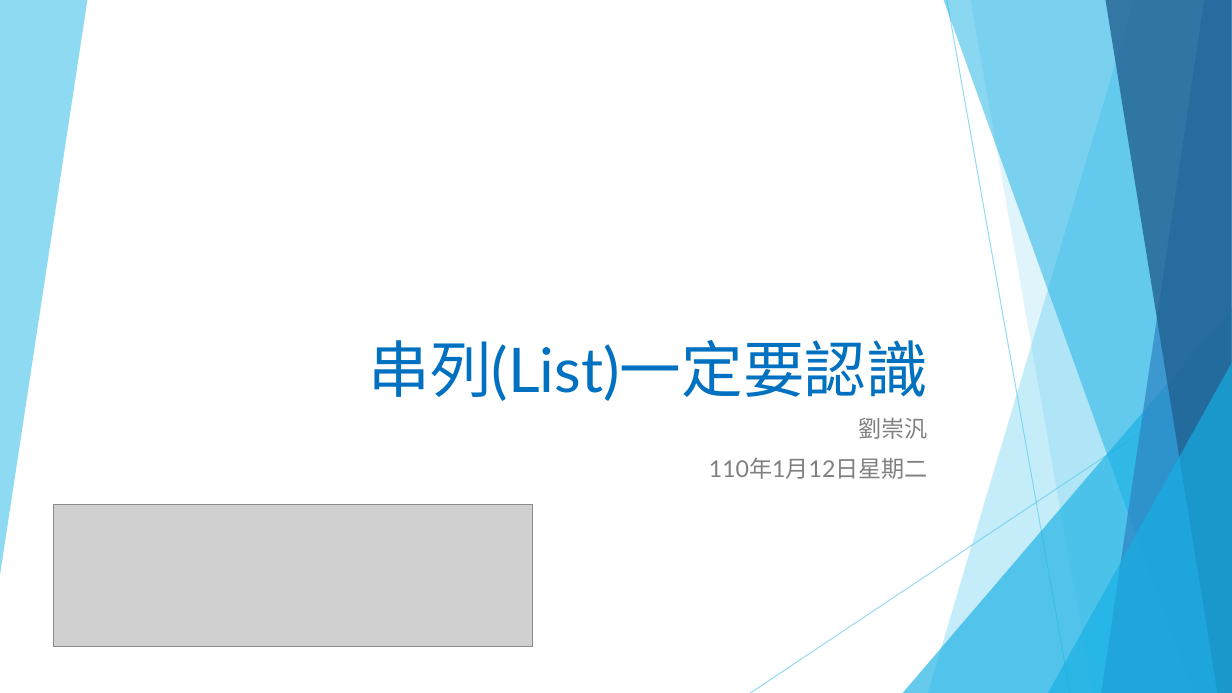
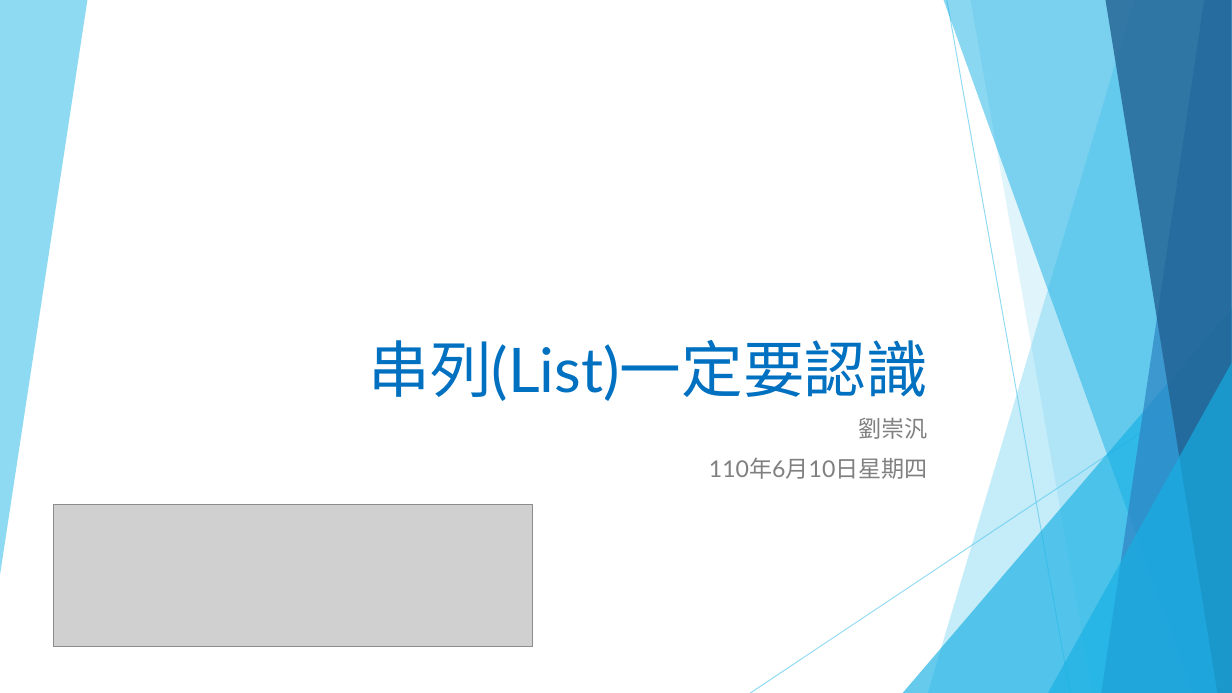
Before and after one commit to liulawsi/My_PPTs, a slide deck: slide 1 of LCC/Python/06_串列(List)一定要認識.pptx. Drawn at 1232x693 pixels with LibreOffice and Linux fonts; fonts in the diff are those of the drawing; grey boxes stand for pictures. Boxes give left, top, right and bottom in pixels: in the first picture for what was removed or moved away, otherwise in the second. Text is boxed around its words. In the diff, an @@ line names an element or a change of style, - is before the commit and + after.

```diff
--- a/LCC/Python/06_串列(List)一定要認識.pptx
+++ b/LCC/Python/06_串列(List)一定要認識.pptx
@@ subtitle at <box>709,458,928,479</box>: text changed @@
-110年1月12日星期二
+110年6月10日星期四
```
Also in this commit, not shown: 2 other slides changed, 8 other files.
